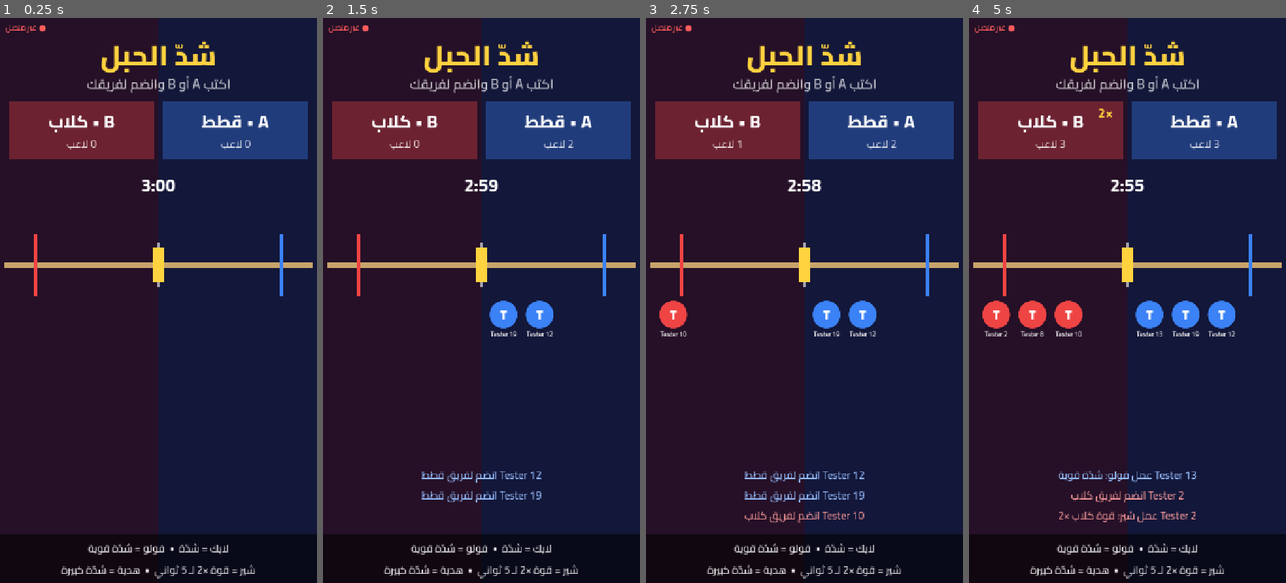
Above: before the commit, frames 1-4 (left to right).
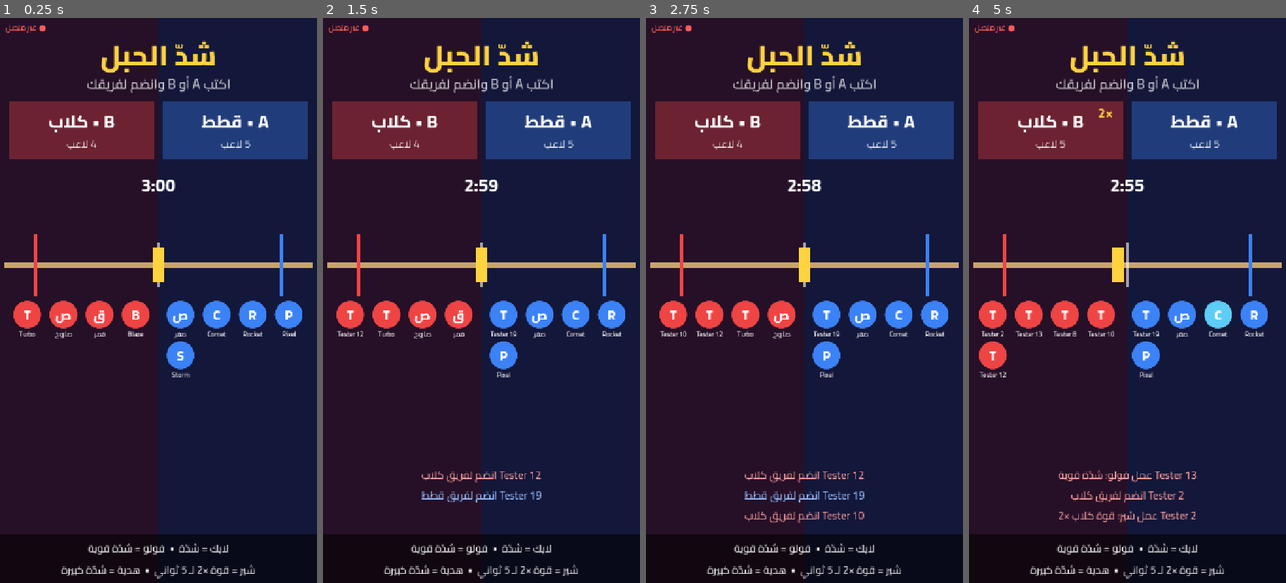
Above: after the commit, the same moments.

Repository: karmontal/TiktokLiveInteractiveGames
Game: Godot game, scene res://main.tscn
The game is run twice, just before and just after one commit, with the same random seed, the same clock (stepped at 60 frames per second) and the same inputs.
Inputs:
- Up to frame 1 (0.25 s): no input
- Up to frame 2 (1.5 s): tap Enter at 0.5 s; tap 1 at 0.6 s; tap Space at 1.25 s; tap 2 at 1.35 s
- Up to frame 3 (2.75 s): tap Enter at 2 s; tap 3 at 2.1 s
- Up to frame 4 (5 s): tap Space at 2.75 s; tap 4 at 2.85 s; tap 5 at 3.6 s; tap 6 at 4.35 s

The runs differ from the first frame. In frame 1, 3.5% of the frame differs, in the area x 4-96%, y 21-64%; in frame 2, 3.1%; in frame 3, 2.8%; in frame 4, 3.8%, in the area x 3-95%, y 21-83%.

Commit message:
Tug of war: add 5-10 weak filler players at the start of each round
So an empty stream does not look dead. Bots are split evenly, pull a
quarter of one like every 2-5 s (so they cancel out), never become MVP,
get no feed lines, and each real viewer who joins a team replaces one of
that team's bots. Turn off with the --no-bots user arg.

Co-Authored-By: Claude Opus 5.5 <noreply@anthropic.com>
Claude-Session: https://claude.ai/code/session_01L5YMXCLcX7kP3uhRqy9Vf3

Diff:
--- a/game/games/tug_of_war/TugLogic.gd
+++ b/game/games/tug_of_war/TugLogic.gd
@@ -14,6 +14,17 @@
 var gift_pull_per_diamond := 0.01
 var gift_pull_cap := 0.25        # one gift never moves more than a quarter of the way
 
+# Filler players so an empty stream does not look dead. They pull a quarter of
+# one like every few seconds, are split evenly so they cancel out, never become
+# MVP, and each real viewer who joins a team replaces one of that team's bots.
+const BOT_PREFIX := "bot:"
+const BOT_NAMES := ["نينجا", "صقر", "برق", "نمر", "قمر", "صاروخ", "Turbo", "Ninja",
+		"Falcon", "Rocket", "Blaze", "Pixel", "Comet", "Storm"]
+var bot_pull := 0.001
+var bot_interval_min := 2.0
+var bot_interval_max := 5.0
+var rng := RandomNumberGenerator.new()
+
 var rope := 0.0
 var active := true               # false between rounds: teams can change, the rope cannot
 var team_of := {}                # user_id -> A/B, kept across rounds
@@ -22,6 +33,7 @@
 
 var _boost_until := [0.0, 0.0]
 var _now := 0.0
+var _bot_next := {}              # bot user_id -> time of its next pull
 
 
 static func team_from_text(text: String) -> int:
@@ -33,8 +45,45 @@
 	return NONE
 
 
-func tick(delta: float) -> void:
+## Advances time and lets due bots pull. Returns their "pull" effects.
+func tick(delta: float) -> Array[Dictionary]:
 	_now += delta
+	var out: Array[Dictionary] = []
+	for uid in _bot_next.keys():
+		if _now >= _bot_next[uid]:
+			_bot_next[uid] = _now + rng.randf_range(bot_interval_min, bot_interval_max)
+			_pull(players[uid], bot_pull, out)
+	return out
+
+
+static func is_bot(uid: String) -> bool:
+	return uid.begins_with(BOT_PREFIX)
+
+
+## Replaces all bots with `count` new ones, each on the currently smaller team.
+## Returns "left" and "joined" effects for the screen.
+func spawn_bots(count: int) -> Array[Dictionary]:
+	var out: Array[Dictionary] = []
+	for uid in _bot_next.keys():
+		_remove_bot(uid, out)
+	var names := BOT_NAMES.duplicate()
+	for i in mini(count, names.size()):
+		var name: String = names.pop_at(rng.randi_range(0, names.size() - 1))
+		var bot := {"id": "%s%d" % [BOT_PREFIX, i], "name": name, "avatar": ""}
+		_bot_next[bot["id"]] = _now + rng.randf_range(bot_interval_min, bot_interval_max)
+		_ensure_team(bot, out)
+	return out
+
+
+func _remove_bot(uid: String, out: Array[Dictionary]) -> void:
+	var team: int = team_of.get(uid, NONE)
+	var bot: Dictionary = players.get(uid, {})
+	team_of.erase(uid)
+	players.erase(uid)
+	contribution.erase(uid)
+	_bot_next.erase(uid)
+	if team != NONE:
+		out.append({"kind": "left", "team": team, "user": bot})
 
 
 func new_round() -> void:
@@ -77,6 +126,8 @@
 func mvp(team: int) -> Dictionary:
 	var best := ""
 	for uid in contribution:
+		if is_bot(uid):
+			continue
 		if team_of.get(uid, NONE) == team and (best == "" or contribution[uid] > contribution[best]):
 			best = uid
 	if best == "":
@@ -123,6 +174,11 @@
 		return
 	team_of[uid] = team
 	out.append({"kind": "joined", "team": team, "user": user, "switched": before != NONE})
+	if not is_bot(uid):
+		for other in _bot_next.keys():
+			if team_of.get(other, NONE) == team:
+				_remove_bot(other, out)   # a real viewer takes a bot's place
+				break
 
 
 ## Puts a viewer without a team on the smaller team, so any interaction counts.
--- a/game/games/tug_of_war/TugOfWar.gd
+++ b/game/games/tug_of_war/TugOfWar.gd
@@ -15,8 +15,11 @@
 const TEAM_COLORS := [Color("#3b82f6"), Color("#ef4444")]
 const TEAM_NAME_PAIRS := [["قطط", "كلاب"], ["شاي", "قهوة"], ["صيف", "شتا"], ["بحر", "جبل"]]
 const FONT_PATH := "res://assets/fonts/Cairo.ttf"
+const BOTS_MIN := 5           # filler players at the start of each round (user arg --no-bots turns off)
+const BOTS_MAX := 10
 
 var logic := TugLogic.new()
+var bots_enabled := not ("--no-bots" in OS.get_cmdline_user_args())
 var phase := "play"
 var time_left := ROUND_S
 var round_no := 0
@@ -51,10 +54,11 @@
 	AvatarCache.avatar_ready.connect(_on_avatar)
 	_on_connection(EventBus.connected)
 	_apply_team_names()
+	_spawn_bots()
 
 
 func _process(delta: float) -> void:
-	logic.tick(delta)
+	_apply(logic.tick(delta), "")
 	time_left -= delta
 	if phase == "play" and (logic.winner() != TugLogic.NONE or time_left <= 0.0):
 		_end_round()
@@ -81,13 +85,28 @@
 
 func _on_event(ev: Dictionary) -> void:
 	var name := _user_name(ev.get("user"))
-	for fx in logic.handle(ev):
+	_apply(logic.handle(ev), name)
+	if ev.get("type") == "follow" and ev.get("user") is Dictionary:
+		var uid := str(ev["user"].get("id", ""))
+		if logic.team_of.has(uid):
+			_say("%s عمل فولو: شدّة قوية" % name, logic.team_of[uid])
+
+
+## Shows what TugLogic says happened. Bots get avatars and flashes but no feed lines.
+func _apply(effects: Array[Dictionary], name: String) -> void:
+	if effects.is_empty():
+		return
+	for fx in effects:
 		var team: int = fx["team"]
+		var bot := TugLogic.is_bot(str(fx["user"].get("id", "")))
 		match fx["kind"]:
+			"left":
+				_remove_chip(str(fx["user"].get("id", "")), team)
 			"joined":
 				_add_chip(fx["user"], team)
-				var verb := "انتقل لفريق" if fx["switched"] else "انضم لفريق"
-				_say("%s %s %s" % [name, verb, team_names[team]], team)
+				if not bot:
+					var verb := "انتقل لفريق" if fx["switched"] else "انضم لفريق"
+					_say("%s %s %s" % [_user_name(fx["user"]), verb, team_names[team]], team)
 			"pull":
 				_flash_chip(str(fx["user"]["id"]), team)
 			"boost":
@@ -100,10 +119,6 @@
 					_show_popup("%s\n%s ×%d" % [name, gift.get("name", ""), fx["count"]], TEAM_COLORS[team])
 				if tier == "large":
 					_shake = 0.6
-	if ev.get("type") == "follow" and ev.get("user") is Dictionary:
-		var uid := str(ev["user"].get("id", ""))
-		if logic.team_of.has(uid):
-			_say("%s عمل فولو: شدّة قوية" % name, logic.team_of[uid])
 	for t in 2:
 		_count_labels[t].text = "%d لاعب" % logic.team_count(t)
 
@@ -152,9 +167,15 @@
 	team_names = TEAM_NAME_PAIRS[round_no % TEAM_NAME_PAIRS.size()]
 	_apply_team_names()
 	logic.new_round()
+	_spawn_bots()
 	phase = "play"
 	time_left = ROUND_S
 	_result.visible = false
+
+
+func _spawn_bots() -> void:
+	if bots_enabled:
+		_apply(logic.spawn_bots(randi_range(BOTS_MIN, BOTS_MAX)), "")
 
 
 func _apply_team_names() -> void:
@@ -184,6 +205,15 @@
 	_layout(team)
 
 
+func _remove_chip(uid: String, team: int) -> void:
+	if not _chips[team].has(uid):
+		return
+	_chips[team][uid].queue_free()
+	_chips[team].erase(uid)
+	_order[team].erase(uid)
+	_layout(team)
+
+
 func _layout(team: int) -> void:
 	for i in _order[team].size():
 		var chip: Control = _chips[team][_order[team][i]]
--- a/game/tests/run_tests.gd
+++ b/game/tests/run_tests.gd
@@ -111,6 +111,62 @@
 	check(t.team_of.size() == 2, "teams kept across rounds")
 
 
+func bots_in(t, team: int) -> int:
+	var n := 0
+	for uid in t.team_of:
+		if TugLogic.is_bot(uid) and t.team_of[uid] == team:
+			n += 1
+	return n
+
+
+func test_bots_spawn_balanced() -> void:
+	var t := TugLogic.new()
+	t.spawn_bots(7)
+	check(t.team_of.size() == 7, "7 bots spawned")
+	check(absi(bots_in(t, TugLogic.A) - bots_in(t, TugLogic.B)) <= 1, "bots split evenly")
+
+
+func test_respawn_replaces_old_bots() -> void:
+	var t := TugLogic.new()
+	t.spawn_bots(10)
+	var out := t.spawn_bots(5)
+	check(t.team_of.size() == 5, "only the new bots remain")
+	check(out.filter(func(fx): return fx["kind"] == "left").size() == 10, "old bots left")
+
+
+func test_bots_pull_weakly_and_cancel_out() -> void:
+	var t := TugLogic.new()
+	t.rng.seed = 42
+	t.spawn_bots(8)
+	var pulls := 0
+	for i in 600:                       # 60 seconds
+		for fx in t.tick(0.1):
+			pulls += 1
+			check(is_equal_approx(fx["amount"], t.bot_pull), "bot pull is tiny")
+	check(pulls > 50, "bots keep pulling (%d)" % pulls)
+	check(absf(t.rope) < 0.1, "8 bots alone stay near the center (%.3f)" % t.rope)
+
+
+func test_real_viewer_replaces_a_bot() -> void:
+	var t := TugLogic.new()
+	t.spawn_bots(6)
+	var before := bots_in(t, TugLogic.A)
+	var out := t.handle({"type": "comment", "user": u("1"), "text": "A"})
+	check(bots_in(t, TugLogic.A) == before - 1, "one bot left team A")
+	check(out[1]["kind"] == "left", "left effect for the screen")
+
+
+func test_bot_is_never_mvp() -> void:
+	var t := TugLogic.new()
+	t.spawn_bots(2)
+	for i in 100:
+		t.tick(1.0)
+	check(t.mvp(TugLogic.A).is_empty() and t.mvp(TugLogic.B).is_empty(), "bots are not MVP")
+	t.handle({"type": "comment", "user": u("1"), "text": "A"})
+	t.handle({"type": "like", "user": u("1"), "count": 1})
+	check(t.mvp(TugLogic.A)["user"]["id"] == "1", "a real viewer is MVP")
+
+
 func test_switching_team() -> void:
 	var t := TugLogic.new()
 	t.handle({"type": "comment", "user": u("1"), "text": "A"})
Not shown, changed: game/README.md
